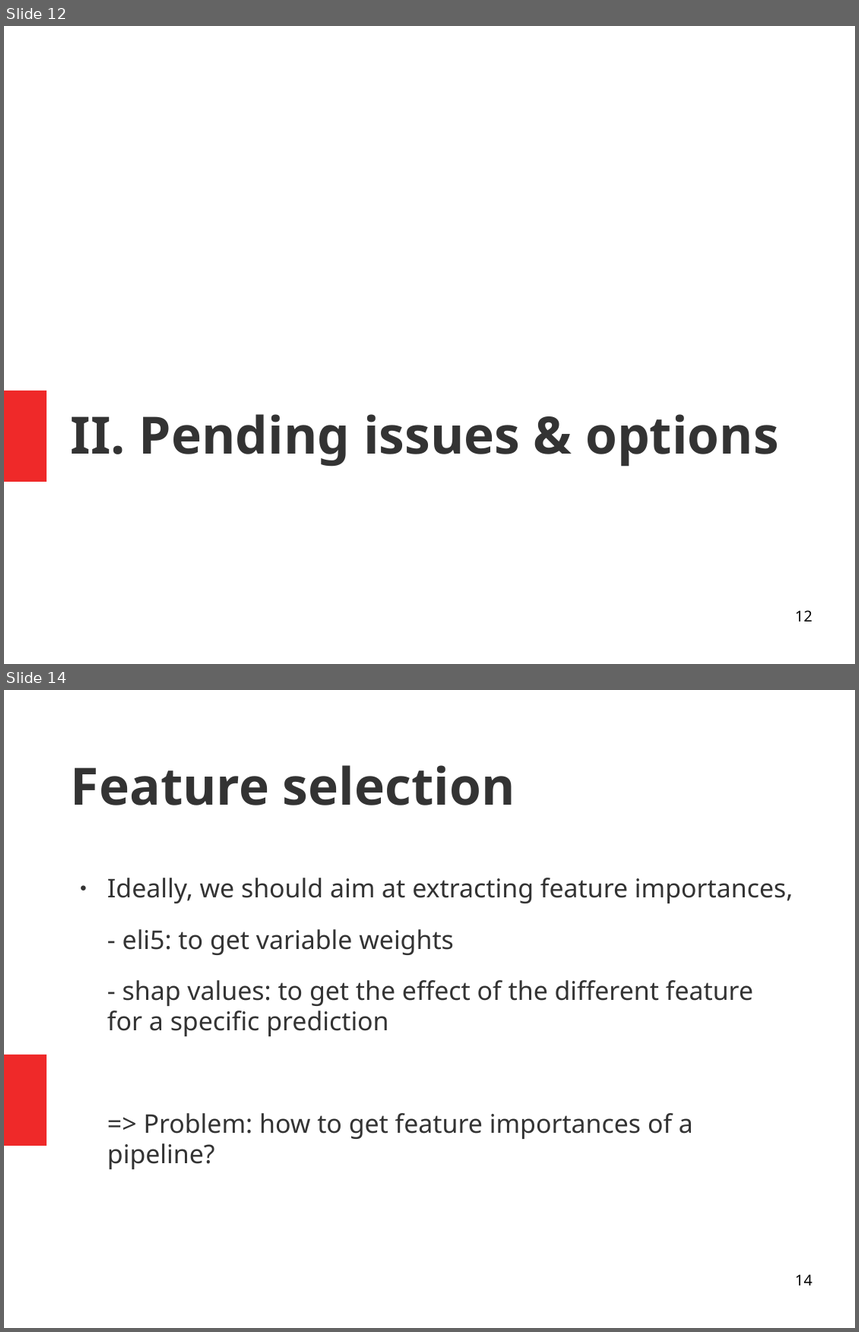
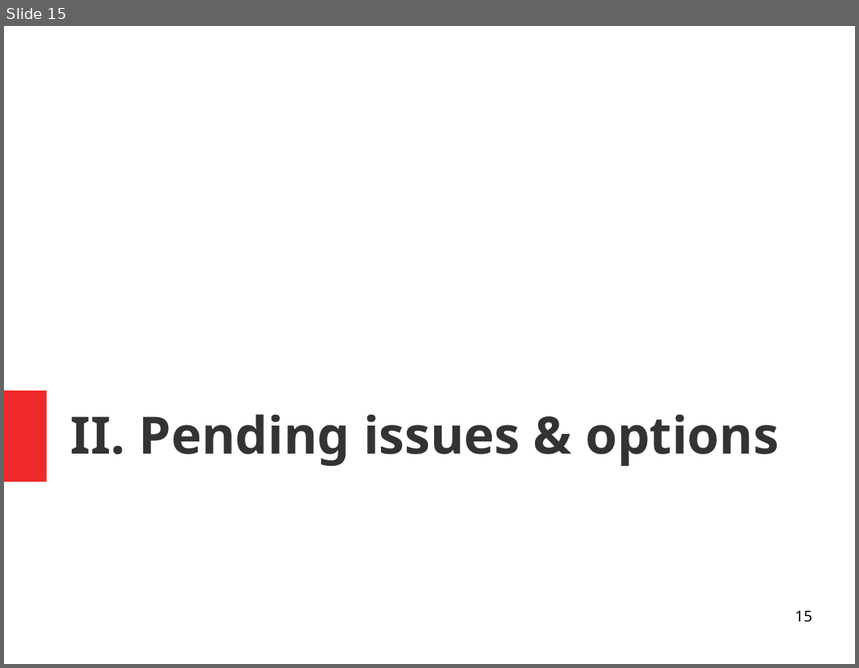
Before and after one commit to isabelpuche/Marketing_Analytics, a slide deck: ppt_100421.odp. Shown one above the other, each under a label of ours: slides 12 and 14 before the commit, slide 15 after it; the slides between them are not shown. The pictures are 859x1332 and 859x668 pixels, drawn with LibreOffice and Linux fonts; fonts in the diff are those of the drawing. Boxes give left, top, right and bottom in pixels: in the first picture for what was removed or moved away, otherwise in the second. Text is boxed around its words. In the diff, an @@ line names an element or a change of style, - is before the commit and + after.

```diff
--- a/ppt_100421.odp
+++ b/ppt_100421.odp
@@ slide 14 removed at box(4, 690, 855, 1328), background #FFFFFF; not listed: 1 template element that a slide beside it also shows @@
@@ title removed at box(71, 765, 515, 806) @@
-Feature selection
@@ text removed at box(107, 878, 793, 1170) @@
-● Ideally, we should aim at extracting feature importances,
-- eli5: to get variable weights
-- shap values: to get the effect of the different feature for a specific prediction
-=> Problem: how to get feature importances of a pipeline?
@@ page number removed at box(795, 1274, 813, 1286) @@
-14
@@ what was slide 12 is now slide 15 @@
@@ page number at box(795, 611, 813, 623): text changed @@
-12
+15
```
Also in this commit, not shown: 2 slides changed, 11 slides added, 9 other slides removed, 3 other files.
